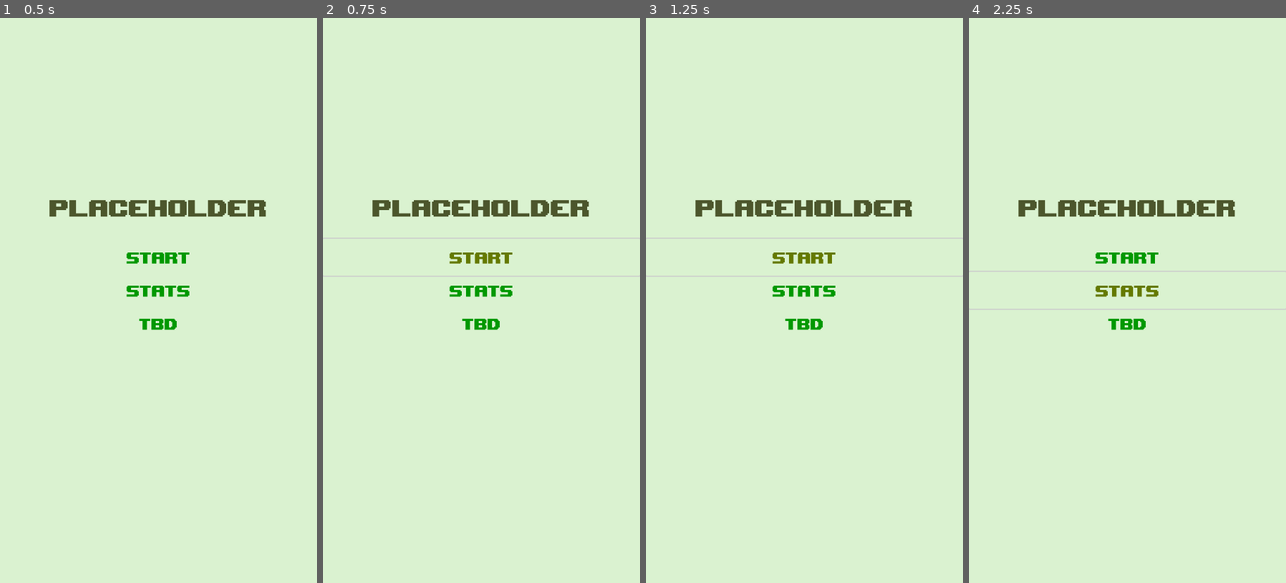
Above: before the commit, frames 1-4 (left to right).
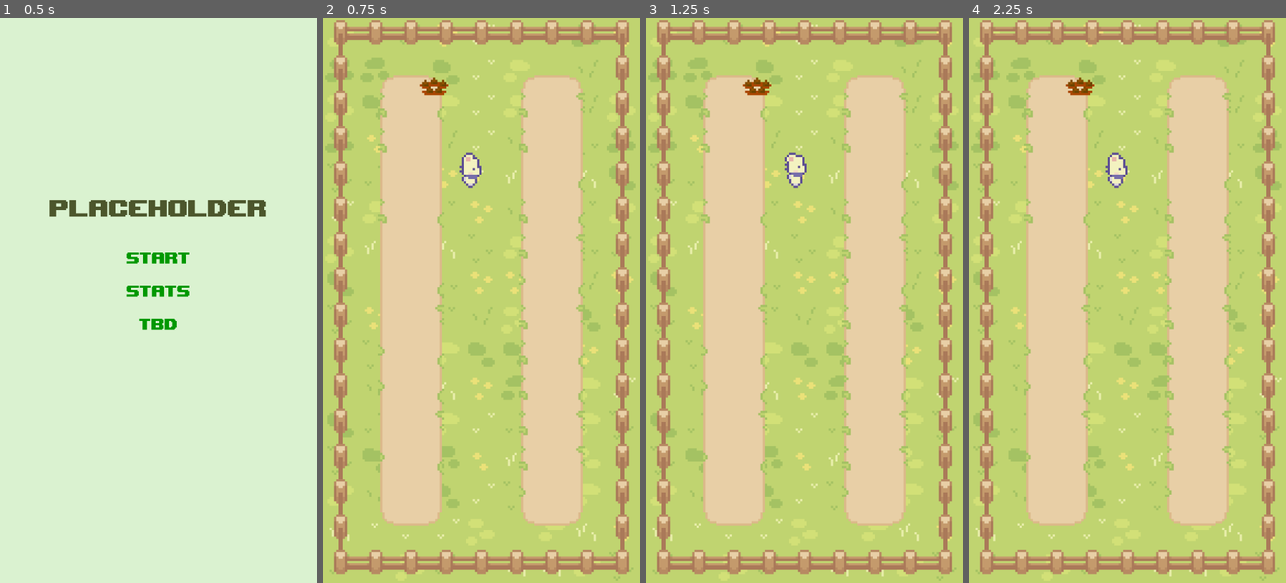
Above: after the commit, the same moments.

Repository: VGoma23/HackNC2023
Game: Godot game, scene res://game.tscn
Same seed, same stepped clock (60 frames per second), same inputs: the game is played once before the commit and once after it. This scene is started directly instead of the project's main scene.
Inputs (mouse positions are in pixels of both pictures, inside the frame that each line leads up to):
- Up to frame 1 (0.5 s): no input
- Up to frame 2 (0.75 s): click "Start" at 0.5 s
- Up to frame 3 (1.25 s): no input
- Up to frame 4 (2.25 s): click (1127, 255) at 1.25 s, where only the run before the commit has a clickable "Start"; click (1127, 289) at 2 s, where only the run before the commit has a clickable "Stats"

Frame 1 is identical in both runs. In frame 2, 100% of the frame differs, in the area x 0-100%, y 0-100%; in frame 3, 100%; in frame 4, 100%.

Commit message:
added watering functionality

Diff:
--- a/src/Scripts/PlantClass.gd
+++ b/src/Scripts/PlantClass.gd
@@ -4,13 +4,22 @@
 var lastWateredDate: String
 var wateringInterval: int
 var plantName: String
+var numTimesWatered: int
+var cuteName: String
+
 
 @export var DEV_DAY_OFFSET = 0
 
-func _init(plant_name, last_watered, watering_interval):
+func _init(plant_name, last_watered, watering_interval, num_times_watered = 0, cute_name = null):
 	lastWateredDate = last_watered
 	wateringInterval = watering_interval
 	plantName = plant_name
+	numTimesWatered = numTimesWatered
+	if cute_name == null:
+		cuteName= plantName
+	else:
+		cuteName = cute_name
+
 
 func toJSON():
 	pass
@@ -83,4 +92,4 @@
 		remaining_months -= 1
 
 	# Days left in the first year + days in the last year + days for full years in between
-	return days_count + remaining_days
+	return abs(days_count + remaining_days)
--- /dev/null
+++ b/src/Scripts/farm.gd
@@ -0,0 +1,14 @@
+extends Node2D
+
+
+# Called when the node enters the scene tree for the first time.
+func _ready():
+	pass # Replace with function body.
+
+
+# Called every frame. 'delta' is the elapsed time since the previous frame.
+func _process(delta):
+	pass
+
+func inspectPlantUI(plant):
+	print("pull up plant UI")
--- /dev/null
+++ b/src/Scripts/game.gd
@@ -0,0 +1,15 @@
+extends Node2D
+
+
+# Called when the node enters the scene tree for the first time.
+func _ready():
+	pass # Replace with function body.
+
+
+# Called every frame. 'delta' is the elapsed time since the previous frame.
+func _process(delta):
+	pass
+
+
+func _on_start_pressed():
+	get_tree().change_scene_to_file("res://farm.tscn")
--- a/src/Scripts/plant.gd
+++ b/src/Scripts/plant.gd
@@ -3,15 +3,24 @@
 # adding variables
 const Plant = preload("res://Scripts/PlantClass.gd")
 
-var plantData: Plant
-@onready var sprite = $Sprite2D
-
-var isPlayerInArea = false
 signal playerEnteredPlantArea(plant)
 signal playerExitedPlantArea(plant)
 
+
+var plantData: Plant
+
+@onready var sprite = $Sprite2D
+@onready var farm = $"../.."
+
+
+var isPlayerInArea = false
+
+signal expandPlantUI(plant)
+
 func _ready():
-	initialize(Plant.new("test", Time.get_datetime_string_from_system(), 3))
+	expandPlantUI.connect(farm.inspectPlantUI)
+	initialize(Plant.new("test", "2022-10-1111:11:11", 3)) # TODO replace
+
 
 func initialize(plant):
 	plantData = plant
@@ -24,13 +33,15 @@
 func _physics_process(delta):
 	if not isPlayerInArea:
 		return
-	if Input.is_action_just_pressed("ui_select") or Input.is_action_just_pressed("ui_accept"):
+
+	if (Input.is_action_just_pressed("ui_select") or Input.is_action_just_pressed("ui_accept")) and plantData.isThirsty():
 		print("watering")
 		water()
-
+	elif (Input.is_action_just_pressed("ui_select") or Input.is_action_just_pressed("ui_accept")):
+		expandPlantUI.emit(plantData)
 
 func water():
-	plantData = Plant.new(plantData.plantName, Time.get_datetime_string_from_system(), plantData.wateringInterval)
+	plantData = Plant.new(plantData.plantName, Time.get_datetime_string_from_system(), plantData.wateringInterval, plantData.numTimesWatered + 1, plantData.cuteName)
 	initialize(plantData)
 
 func getPlantData():
@@ -41,11 +52,13 @@
 	print("area entered!")
 	isPlayerInArea = true
 
-
 func _on_interaction_area_area_exited(area):
 	isPlayerInArea = false
 	print("area exited!")
 
+
+func get_plant_data_json(): # TODO
+	pass
 
 
 func _on_interaction_area_body_entered(body):
--- a/src/farm.tscn
+++ b/src/farm.tscn
@@ -1,11 +1,13 @@
-[gd_scene load_steps=4 format=3 uid="uid://58ifcrrvp672"]
+[gd_scene load_steps=5 format=3 uid="uid://58ifcrrvp672"]
 
 [ext_resource type="PackedScene" uid="uid://c0krku52pgcqe" path="res://Tilesets/tile_map.tscn" id="1_25fxa"]
 [ext_resource type="PackedScene" uid="uid://bv3iptxxxmaw8" path="res://player.tscn" id="1_pv1ar"]
+[ext_resource type="Script" path="res://Scripts/farm.gd" id="1_sn0f3"]
 [ext_resource type="PackedScene" uid="uid://dswo3rdxngvnl" path="res://Elements/plant.tscn" id="2_vcp80"]
 
 [node name="Farm" type="Node2D"]
 scale = Vector2(4, 4)
+script = ExtResource("1_sn0f3")
 
 [node name="TileMap" parent="." instance=ExtResource("1_25fxa")]
 position = Vector2(112, 80)
--- a/src/game.tscn
+++ b/src/game.tscn
@@ -1,8 +1,10 @@
-[gd_scene load_steps=2 format=3 uid="uid://b5yflf6lr7d3p"]
+[gd_scene load_steps=3 format=3 uid="uid://b5yflf6lr7d3p"]
 
 [ext_resource type="FontFile" uid="uid://b5x7qq72w6l08" path="res://Fonts/upheavtt.ttf" id="1_jr2st"]
+[ext_resource type="Script" path="res://Scripts/game.gd" id="1_w7175"]
 
 [node name="Game" type="Node2D"]
+script = ExtResource("1_w7175")
 
 [node name="Background" type="Node2D" parent="."]
 
@@ -63,3 +65,5 @@
 theme_override_font_sizes/font_size = 40
 text = "TBD"
 flat = true
+
+[connection signal="pressed" from="UI/Menu Buttons/Start" to="." method="_on_start_pressed"]
